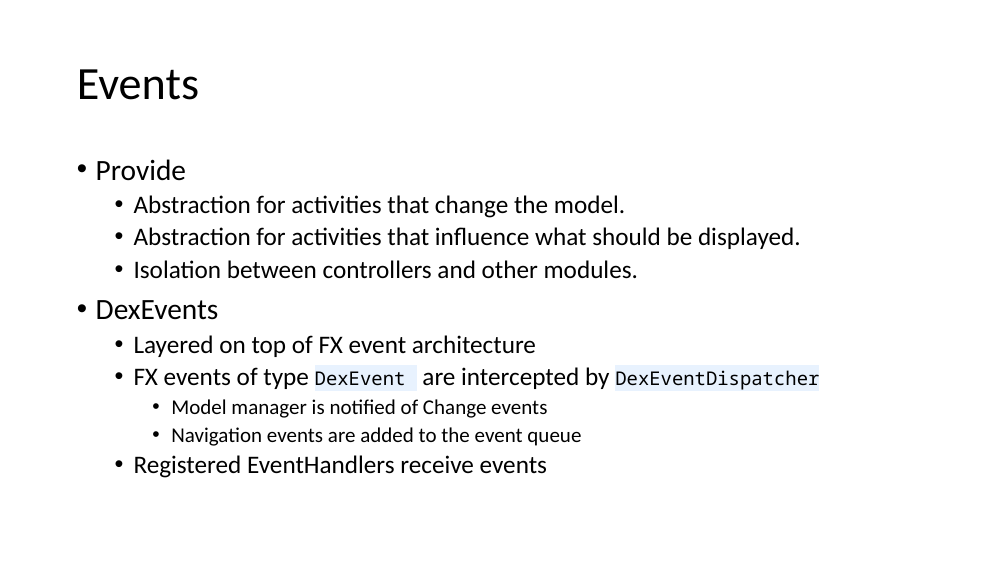
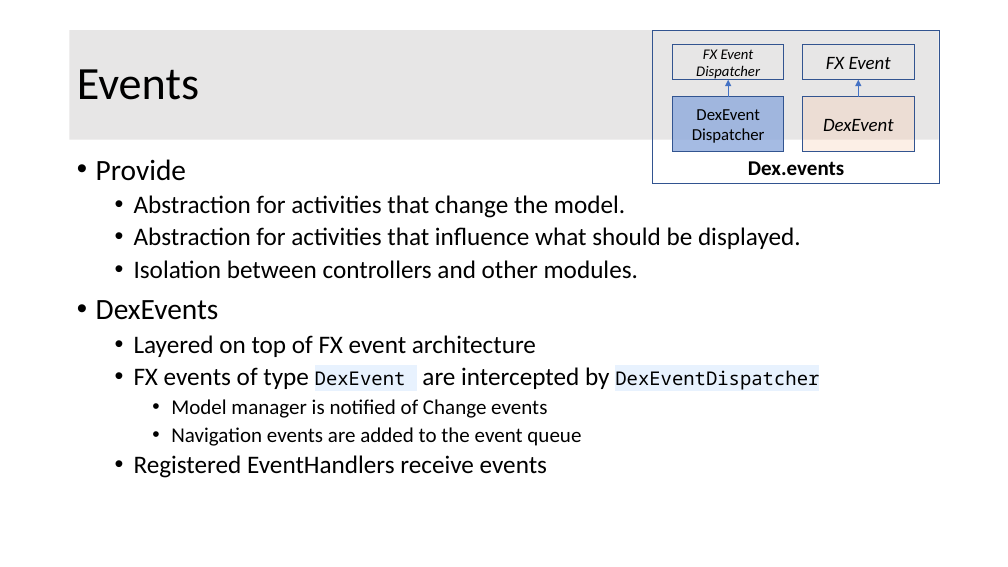
Before and after one commit to OpenTravel/OTM-DE-Utilities, a slide deck: slide 16 of otm-dex/OTM-DEX Architecture.pptx (slide 11 before the commit). Drawn at 1008x567 pixels with LibreOffice and Linux fonts; fonts in the diff are those of the drawing. Boxes give left, top, right and bottom in pixels: in the first picture for what was removed or moved away, otherwise in the second. Text is boxed around its words. In the diff, an @@ line names an element or a change of style, - is before the commit and + after.

```diff
--- a/otm-dex/OTM-DEX Architecture.pptx
+++ b/otm-dex/OTM-DEX Architecture.pptx
@@ title "Events": place and size @@
-title "Events" at [77,69,199,100]
+title "Events" at [70,30,939,140]
@@ title "Events" at [70,30,939,140]: fill none to #E7E6E6 @@
@@ group added at [653,30,940,184]: 5 rectangles, 2 arrows @@
+DexEvent
+FX Event
+DexEvent
+Dispatcher
+FX Event
+Dispatcher
+Dex.events
```
Also in this commit, not shown: 8 other slides changed, 12 slides added, 11 other files.
